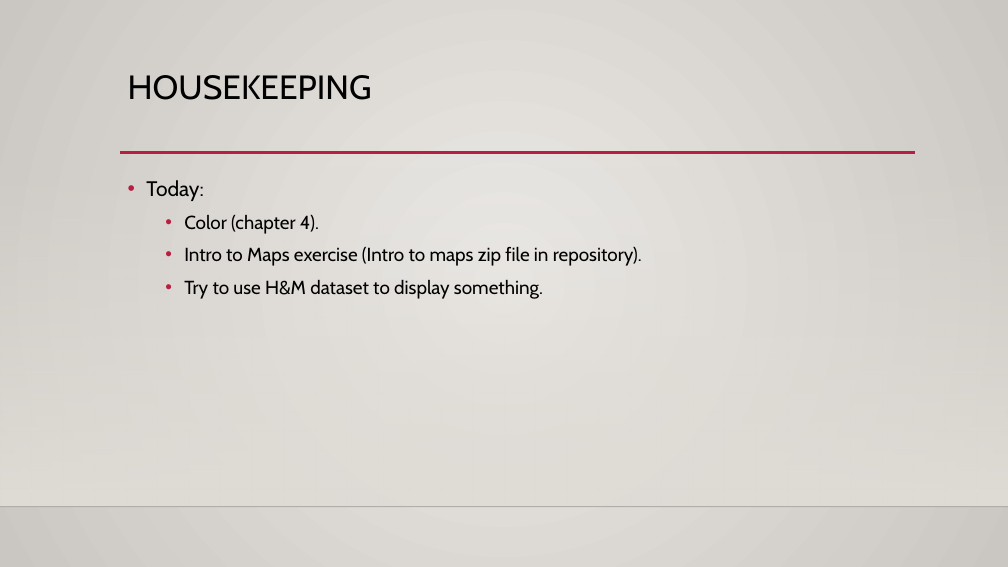
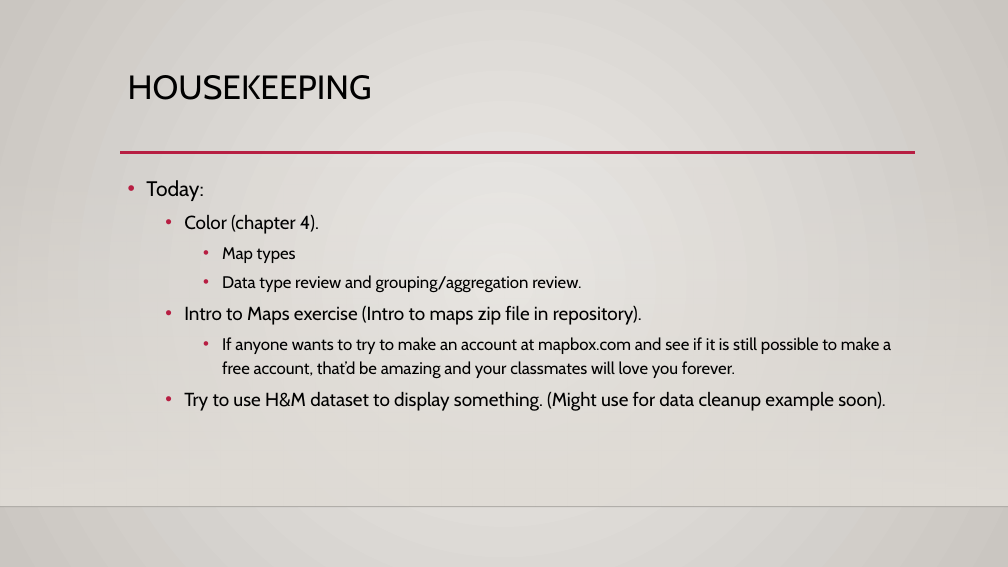
Before and after one commit to AkeemSemper/ml_datasets, a slide deck: slide 1 of slides/chapter_4.pptx. Drawn at 1008x567 pixels with LibreOffice and Linux fonts; fonts in the diff are those of the drawing; background and template pictures are left out. Boxes give left, top, right and bottom in pixels: in the first picture for what was removed or moved away, otherwise in the second. Text is boxed around its words. In the diff, an @@ line names an element or a change of style, - is before the commit and + after.

```diff
--- a/slides/chapter_4.pptx
+++ b/slides/chapter_4.pptx
@@ text at bbox=[222, 247, 581, 292]: paragraphs added @@
+    • Map types
+    • Data type review and grouping/aggregation review.
@@ text at bbox=[184, 337, 891, 411]: text changed; size 18 to 16 pt @@
-  • Try to use H&M dataset to display something.
+    • If anyone wants to try to make an account at mapbox.com and see if it is still possible to make a free account, that’d be amazing and your classmates will love you forever.
+  • Try to use H&M dataset to display something. (Might use for data cleanup example soon).
```
Also in this commit, not shown: 2 other files.
